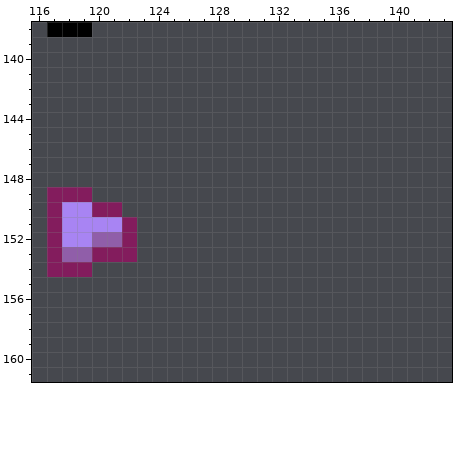
Two states of a pixel-art file, Projects/TastyRoad/Assets/Sprites/_Other/_Emoji Sprite Assets/Emoji_PC.aseprite. This is how it looked before the edit.
144x192 pixels, 1 frame. Shown: x 116..143, y 138..161.
The same view after the edit:
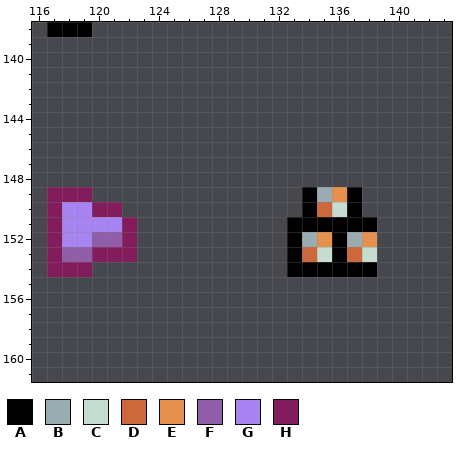
Palette (. is transparent): A #000000  B #9babb2  C #c7dcd0  D #cd683d  E #e6904e  F #905ea9  G #a884f3  H #831c5d
Diff:
Layer "Layer 1":
The author put colour A in rows 149 to 150 at x 134 and 137; in row 151 at x 133 to 138; in rows 152 to 153 at x 133 and 136; in row 154 at x 133 to 138.
The author put colour B in row 149 at x 135; in row 152 at x 134 and 137.
The author put colour C in row 150 at x 136; in row 153 at x 135 and 138.
The author put colour D in row 150 at x 135; in row 153 at x 134 and 137.
The author put colour E in row 149 at x 136; in row 152 at x 135 and 138.
Pixel boxes of the changes (left, top, right, bottom) in both pictures:
added: (287, 187, 377, 277)
